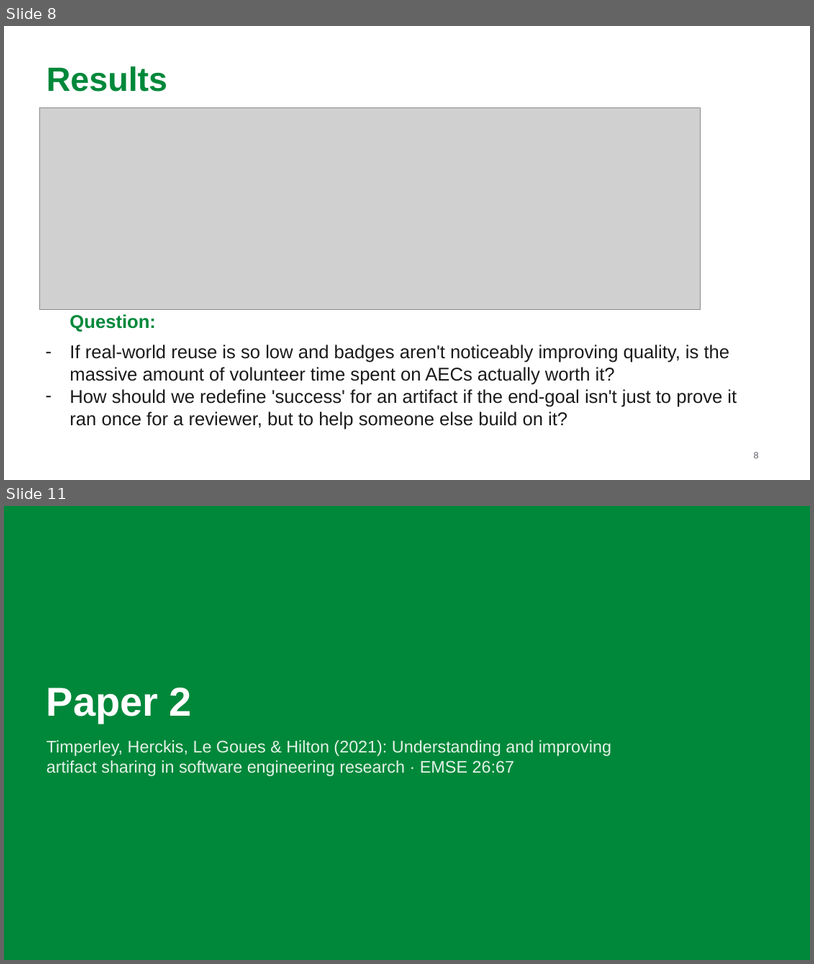
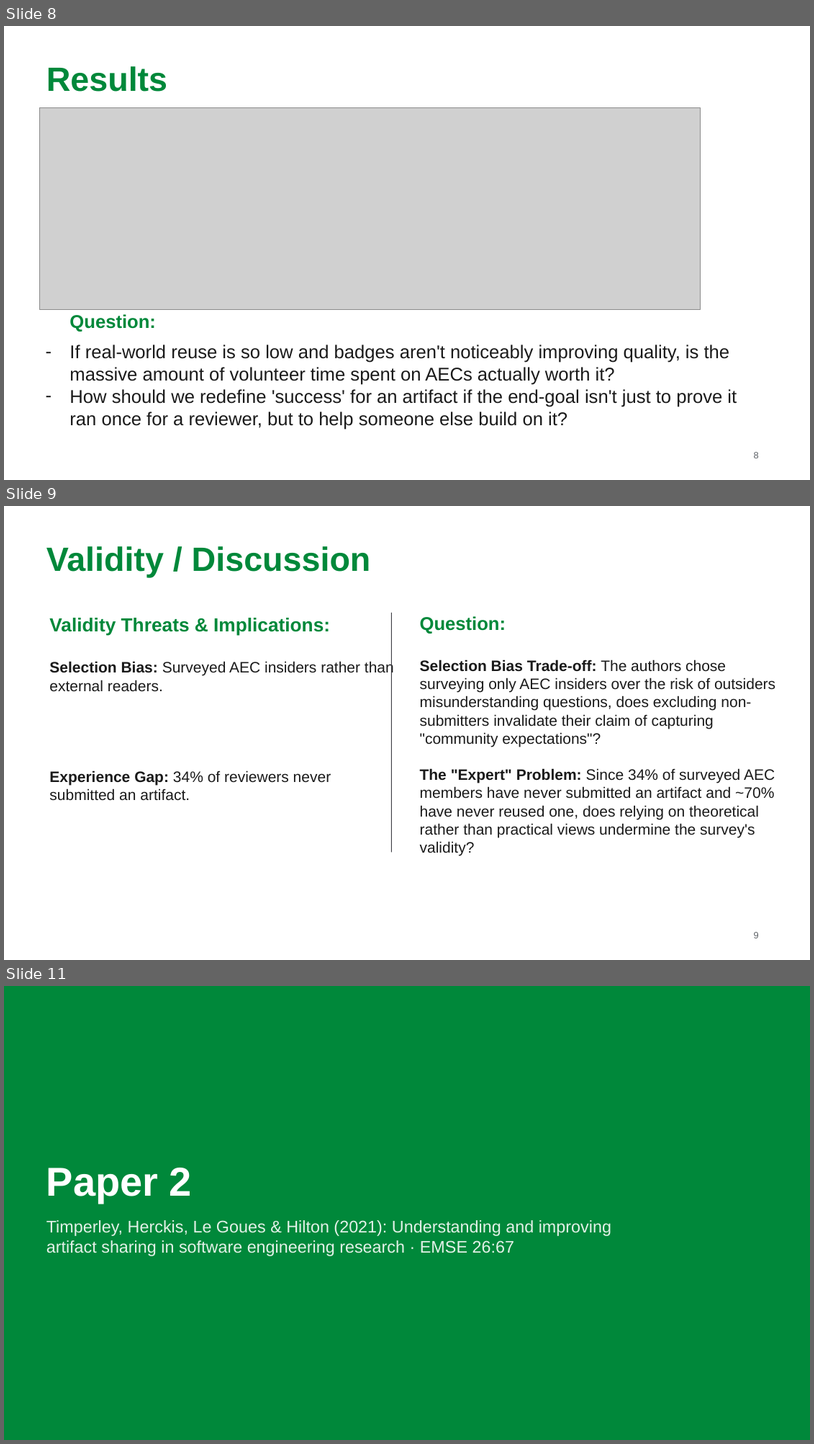
Before and after one commit to MarkAndreDuesing/Reprod_Docs_And_Notes, a slide deck: Vorl_2/slides/lecture2-team-paper2.pptx. Shown one above the other, each under a label of ours: slides 8 and 11 before the commit, slides 8, 9 and 11 after it; the slides between them are not shown. The pictures are 814x964 and 814x1444 pixels, drawn with LibreOffice and Linux fonts; fonts in the diff are those of the drawing; grey boxes stand for pictures. Boxes give left, top, right and bottom in pixels: in the first picture for what was removed or moved away, otherwise in the second. Text is boxed around its words. In the diff, an @@ line names an element or a change of style, - is before the commit and + after.

```diff
--- a/Vorl_2/slides/lecture2-team-paper2.pptx
+++ b/Vorl_2/slides/lecture2-team-paper2.pptx
@@ slide 9 added at (x1=4, y1=506, x2=810, y2=960), background #FFFFFF @@
@@ text added at (x1=46, y1=546, x2=371, y2=577), 40 pt, text #00883A, bold @@
+Validity / Discussion
@@ rectangle added at (x1=391, y1=613, x2=392, y2=852), fill #3F3F46 @@
@@ text added at (x1=49, y1=618, x2=394, y2=800), 18 pt, text #1A1A1A @@
+Validity Threats & Implications:
+Selection Bias: Surveyed AEC insiders rather than external readers.
+Experience Gap: 34% of reviewers never submitted an artifact.
@@ text added at (x1=420, y1=616, x2=776, y2=856), 18 pt, text #1A1A1A @@
+Question:
+Selection Bias Trade-off: The authors chose surveying only AEC insiders over the risk of outsiders misunderstanding questions, does excluding non-submitters invalidate their claim of capturing "community expectations"?
+The "Expert" Problem: Since 34% of surveyed AEC members have never submitted an artifact and ~70% have never reused one, does relying on theoretical rather than practical views undermine the survey's validity?
@@ page number added at (x1=754, y1=932, x2=759, y2=938), 11 pt, text #5F6368 @@
+9
```
Also in this commit, not shown: 19 slides changed, 17 other slides added, 1 slide removed, 2 other files.
